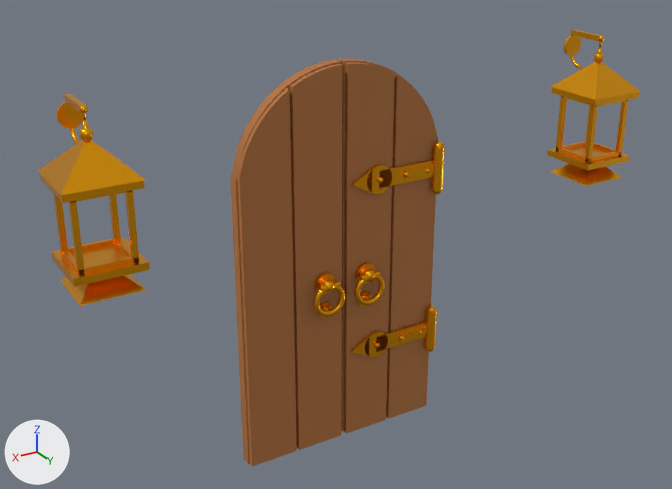
An edit to the glTF model art/models/tripo/skeleton_test/HaloDomeHouse_12_ornaments.glb, drawn before and after from the same camera.
One viewpoint serves both versions: a 50 mm lens placed at (8.44, 20.86, 12.38), pointed at (0.16, 7.05, 5.48). The axes (+X, +Y, +Z) are drawn at lower left. The lights are the same throughout. The picture after the commit comes second. Vertices at exactly the same position are counted once.

Objects in the first picture: 'Orn_HaloDomeHouse_12_Hinge0', 'Orn_HaloDomeHouse_12_Hinge1', 'Orn_HaloDomeHouse_12_Knob0', 'Orn_HaloDomeHouse_12_Knob1', 'Orn_HaloDomeHouse_12_Lantern0', 'Orn_HaloDomeHouse_12_Lantern1', 'Orn_HaloDomeHouse_12_Leaf0', 'Orn_HaloDomeHouse_12_Leaf1'.
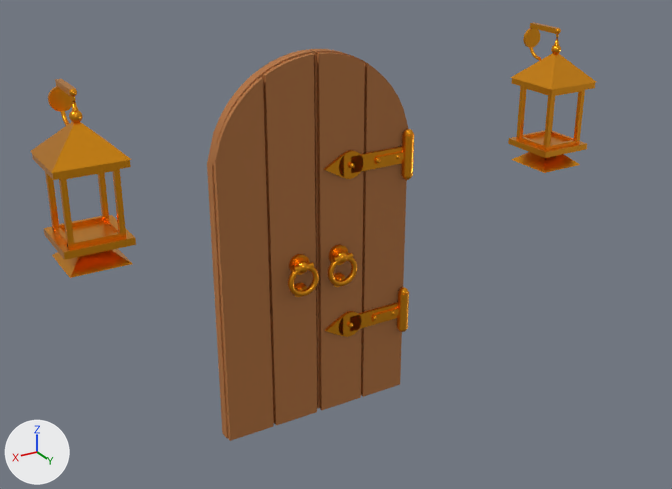
What differs and where, as boxes [x1, y1, x2, y2] in the pictures (672 x 489 px):
'Orn_HaloDomeHouse_12_Leaf1', moved
    before: [230, 59, 342, 466]
    after: [207, 49, 317, 441]
'Orn_HaloDomeHouse_12_Leaf0', moved
    before: [337, 58, 438, 433]
    after: [309, 49, 408, 410]
'Orn_HaloDomeHouse_12_Lantern1', moved
    before: [38, 94, 150, 306]
    after: [30, 79, 136, 278]
'Orn_HaloDomeHouse_12_Lantern0', moved
    before: [547, 29, 641, 186]
    after: [508, 22, 596, 173]
'Orn_HaloDomeHouse_12_Hinge1', moved
    before: [351, 141, 445, 194]
    after: [324, 129, 414, 180]
'Orn_HaloDomeHouse_12_Hinge0', moved
    before: [350, 305, 437, 357]
    after: [325, 287, 409, 337]

The edits, one by one:
me_orn_halodomehouse_12_hinge0 is used by ob_orn_halodomehouse_12_hinge0; location (0.0, 0.0, 0.0).
me_orn_halodomehouse_12_hinge0 had 556 vertices, 1072 faces and spanned x -2.17..-0.13, y 7.06..7.3, z 2.6..3.67.
me_orn_halodomehouse_12_hinge0 now has 556 vertices, 1072 faces and spans x -2.17..-0.13, y 6.06..6.3, z 2.6..3.67.
me_orn_halodomehouse_12_hinge0 part 1: the whole mesh is moved by (0.0, -1.0, 0.0).
me_orn_halodomehouse_12_hinge1 is used by ob_orn_halodomehouse_12_hinge1; location (0.0, 0.0, 0.0).
me_orn_halodomehouse_12_hinge1 had 556 vertices, 1072 faces and spanned x -2.17..-0.13, y 7.06..7.3, z 6.11..7.17.
me_orn_halodomehouse_12_hinge1 now has 556 vertices, 1072 faces and spans x -2.17..-0.13, y 6.06..6.3, z 6.11..7.17.
me_orn_halodomehouse_12_hinge1 part 2: the whole mesh is moved by (0.0, -1.0, 0.0).
me_orn_halodomehouse_12_lantern0 is used by ob_orn_halodomehouse_12_lantern0; location (0.0, 0.0, 0.0).
me_orn_halodomehouse_12_lantern0 had 609 vertices, 1122 faces and spanned x -5.55..-4.35, y 7.47..8.85, z 6.16..9.08.
me_orn_halodomehouse_12_lantern0 now has 609 vertices, 1122 faces and spans x -5.4..-4.2, y 6.47..7.85, z 6.16..9.08.
me_orn_halodomehouse_12_lantern0 part 3: the whole mesh is moved by (0.15, -1.0, 0.0).
me_orn_halodomehouse_12_lantern1 is used by ob_orn_halodomehouse_12_lantern1; location (0.0, 0.0, 0.0).
me_orn_halodomehouse_12_lantern1 had 609 vertices, 1122 faces and spanned x 4.35..5.55, y 7.47..8.85, z 6.16..9.08.
me_orn_halodomehouse_12_lantern1 now has 609 vertices, 1122 faces and spans x 4.2..5.4, y 6.47..7.85, z 6.16..9.08.
me_orn_halodomehouse_12_lantern1 part 4: the whole mesh is moved by (-0.15, -1.0, 0.0).
me_orn_halodomehouse_12_leaf0 is used by ob_orn_halodomehouse_12_leaf0; location (0.0, 0.0, 0.0).
me_orn_halodomehouse_12_leaf0 had 72 vertices, 132 faces and spanned x -2.13..-0.03, y 6.78..7.1, z 1.2..8.9.
me_orn_halodomehouse_12_leaf0 now has 72 vertices, 132 faces and spans x -2.13..-0.03, y 5.78..6.1, z 1.2..8.9.
me_orn_halodomehouse_12_leaf0 part 5: the whole mesh is moved by (0.0, -1.0, 0.0).
me_orn_halodomehouse_12_leaf1 is used by ob_orn_halodomehouse_12_leaf1; location (0.0, 0.0, 0.0).
me_orn_halodomehouse_12_leaf1 had 72 vertices, 132 faces and spanned x 0.03..2.13, y 6.78..7.1, z 1.2..8.9.
me_orn_halodomehouse_12_leaf1 now has 72 vertices, 132 faces and spans x 0.03..2.13, y 5.78..6.1, z 1.2..8.9.
me_orn_halodomehouse_12_leaf1 part 6: the whole mesh is moved by (0.0, -1.0, 0.0).
